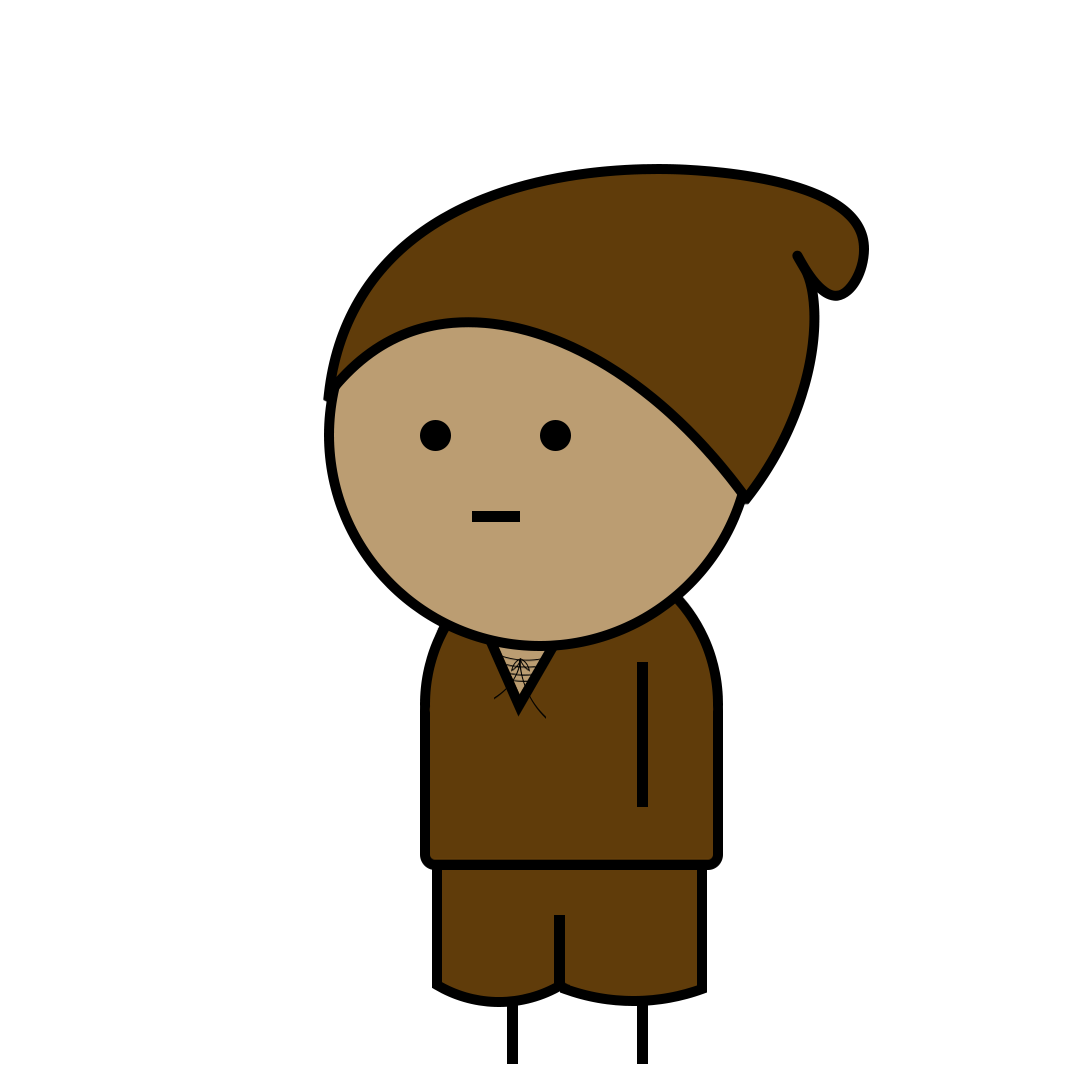
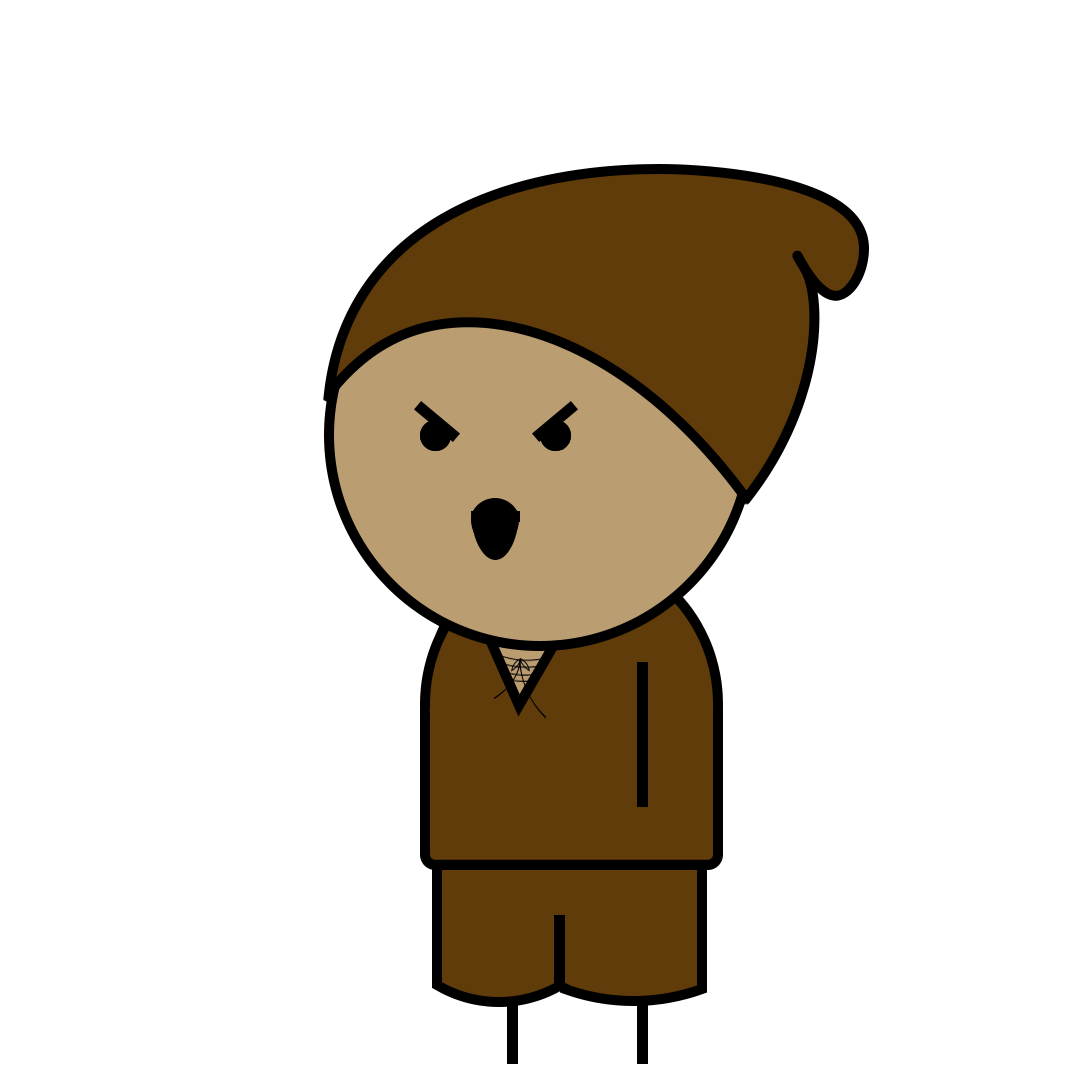
Layer changes from the first 1080px x 1080px image to the second:
showed "Mouth Talking", painted on it over [471, 498, 519, 547]
showed "Mouth Laughing" over [471, 511, 519, 560]
showed "Eyes Mad" over [414, 401, 578, 451]
showed "Eyes Laughing" over [421, 421, 570, 450]
